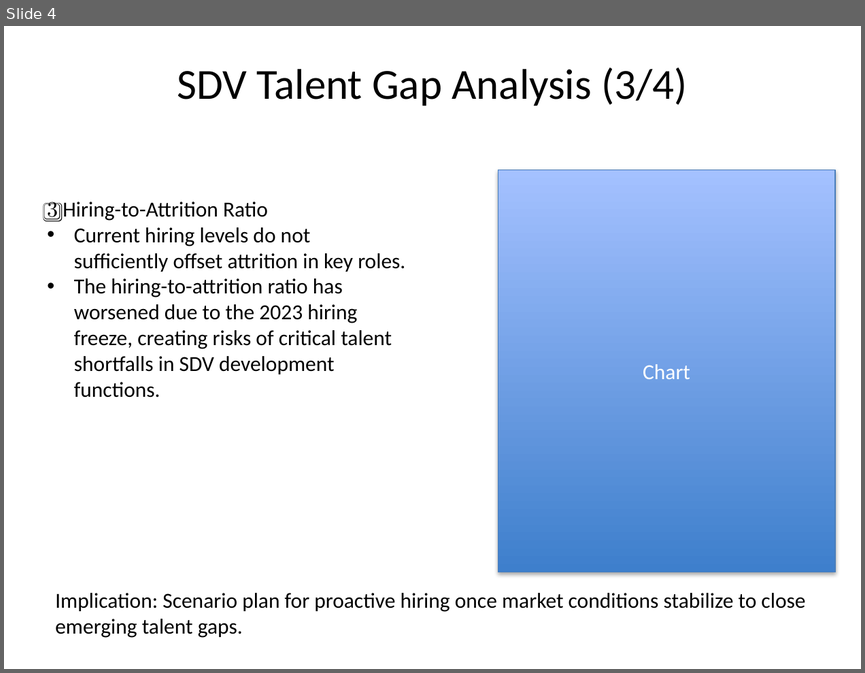
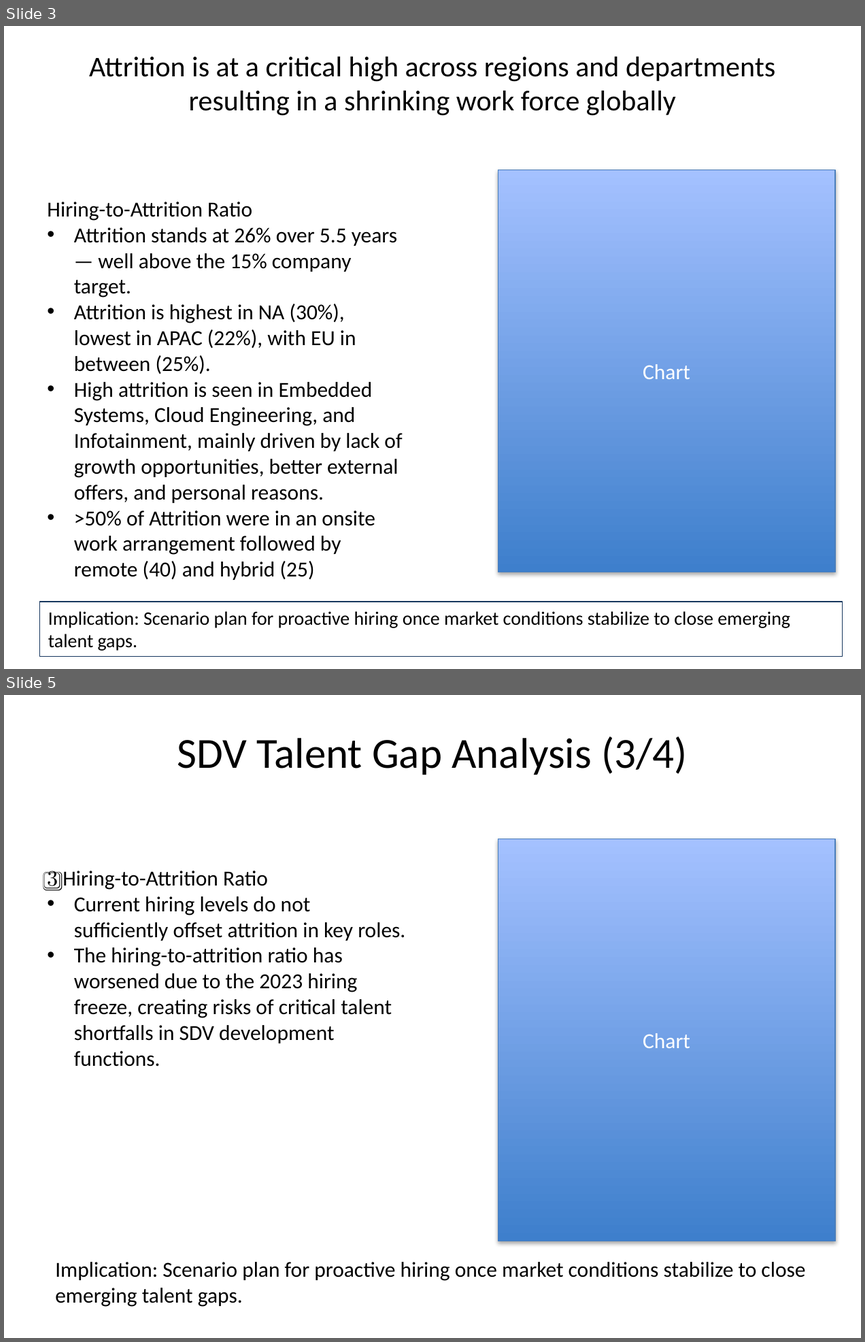
Before and after one commit to sven-friedel/workforce-insights-project, a slide deck: SDV_Talent_Report.pptx. Shown one above the other, each under a label of ours: slide 4 before the commit, slides 3 and 5 after it; the slides between them are not shown. The pictures are 865x673 and 865x1342 pixels, drawn with LibreOffice and Linux fonts; fonts in the diff are those of the drawing. Boxes give left, top, right and bottom in pixels: in the first picture for what was removed or moved away, otherwise in the second. Text is boxed around its words. In the diff, an @@ line names an element or a change of style, - is before the commit and + after.

Commit message:
Updates on PPT Report and added charts to excel

```diff
--- a/SDV_Talent_Report.pptx
+++ b/SDV_Talent_Report.pptx
@@ slide 3 added at [4, 26, 861, 669], background #FFFFFF @@
@@ title added at [89, 56, 775, 116], 24 pt, text #000000 @@
+Attrition is at a critical high across regions and departments resulting in a shrinking work force globally
@@ rectangle added at [498, 170, 834, 572], fill gradient #3F80CE to #A4C4FF, outline #4B7EBC 0.75 pt, 18 pt, text #FFFFFF @@
+Chart
@@ text added at [47, 201, 402, 580], 18 pt, text #000000 @@
+Hiring-to-Attrition Ratio
+• Attrition stands at 26% over 5.5 years — well above the 15% company target.
+• Attrition is highest in NA (30%), lowest in APAC (22%), with EU in between (25%).
+• High attrition is seen in Embedded Systems, Cloud Engineering, and Infotainment, mainly driven by lack of growth opportunities, better external offers, and personal reasons.
+• >50% of Attrition were in an onsite work arrangement followed by remote (40) and hybrid (25)
@@ rectangle added at [40, 601, 842, 656], outline #17375E 1 pt, 16 pt, text #000000 @@
+Implication: Scenario plan for proactive hiring once market conditions stabilize to close emerging talent gaps.
@@ what was slide 4 is now slide 5 @@
```
Also in this commit, not shown: 3 slides changed, 1 slide removed, 1 other file.
